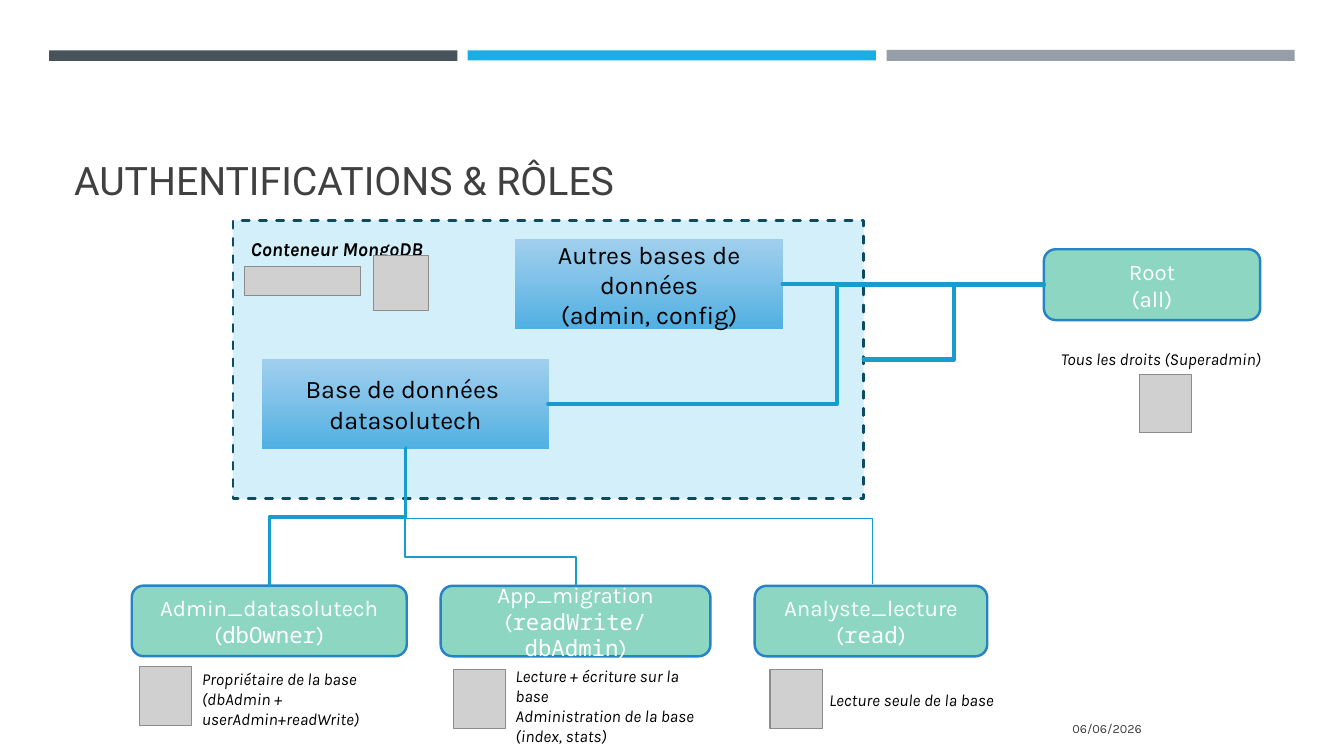
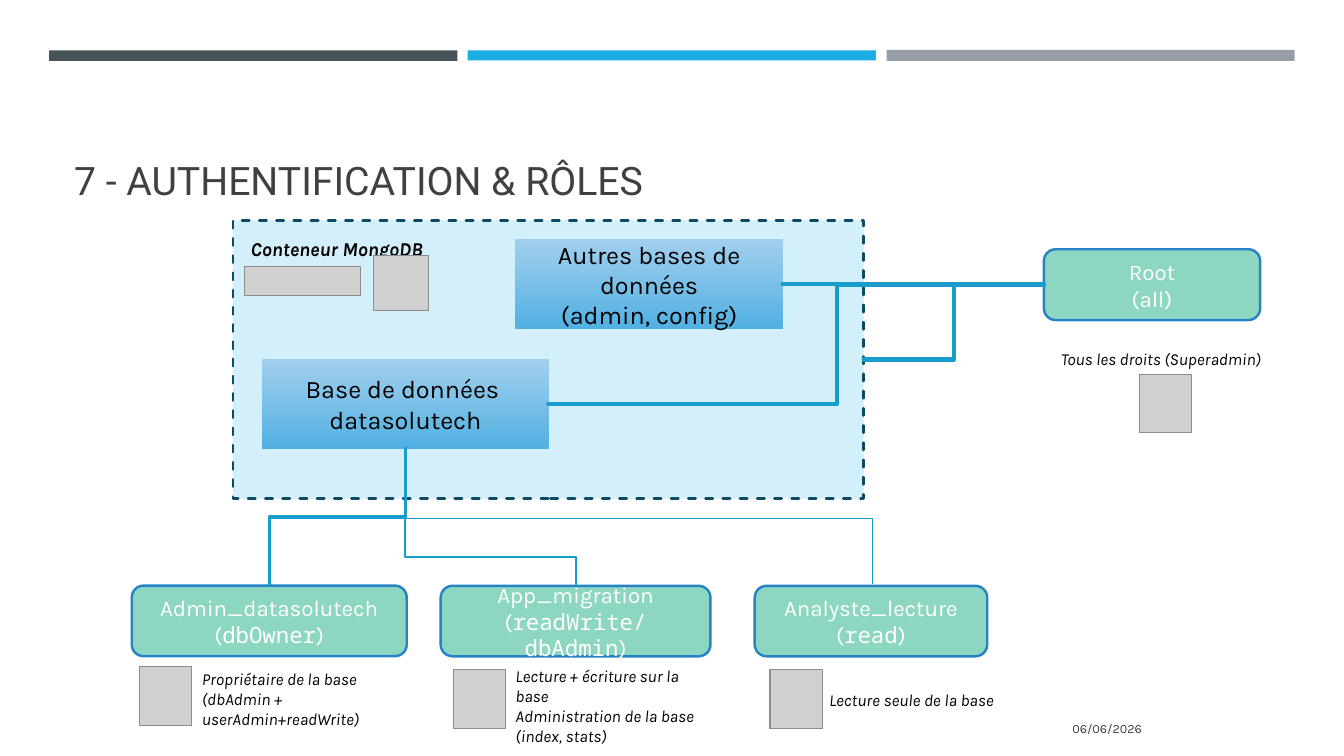
Before and after one commit to Sebules/Project_5_OpenClassrooms_Data_Engineer, a slide deck: slide 11 of ulesie_sebastien_2_presentation_062026.pptx. Drawn at 1344x756 pixels with LibreOffice and Linux fonts; fonts in the diff are those of the drawing; grey boxes stand for pictures. Boxes give left, top, right and bottom in pixels: in the first picture for what was removed or moved away, otherwise in the second. Text is boxed around its words. In the diff, an @@ line names an element or a change of style, - is before the commit and + after.

```diff
--- a/ulesie_sebastien_2_presentation_062026.pptx
+++ b/ulesie_sebastien_2_presentation_062026.pptx
@@ title at box(74, 159, 643, 196): text changed @@
-AUTHENTIFICATIONS & RÔLES
+7 - AUTHENTIFICATION & RÔLES
```
Also in this commit, not shown: 12 other slides changed, 4 other files.
